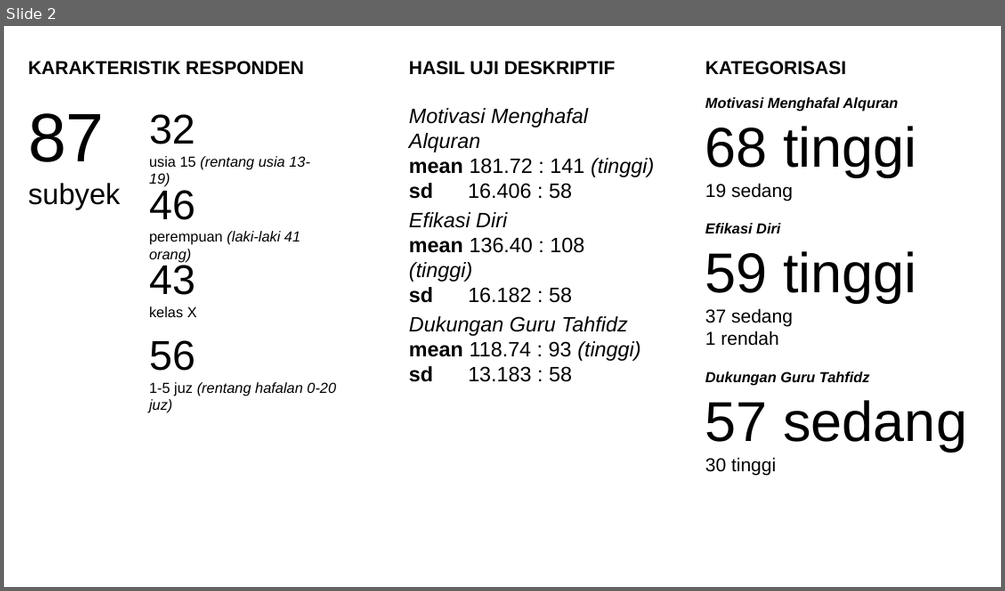
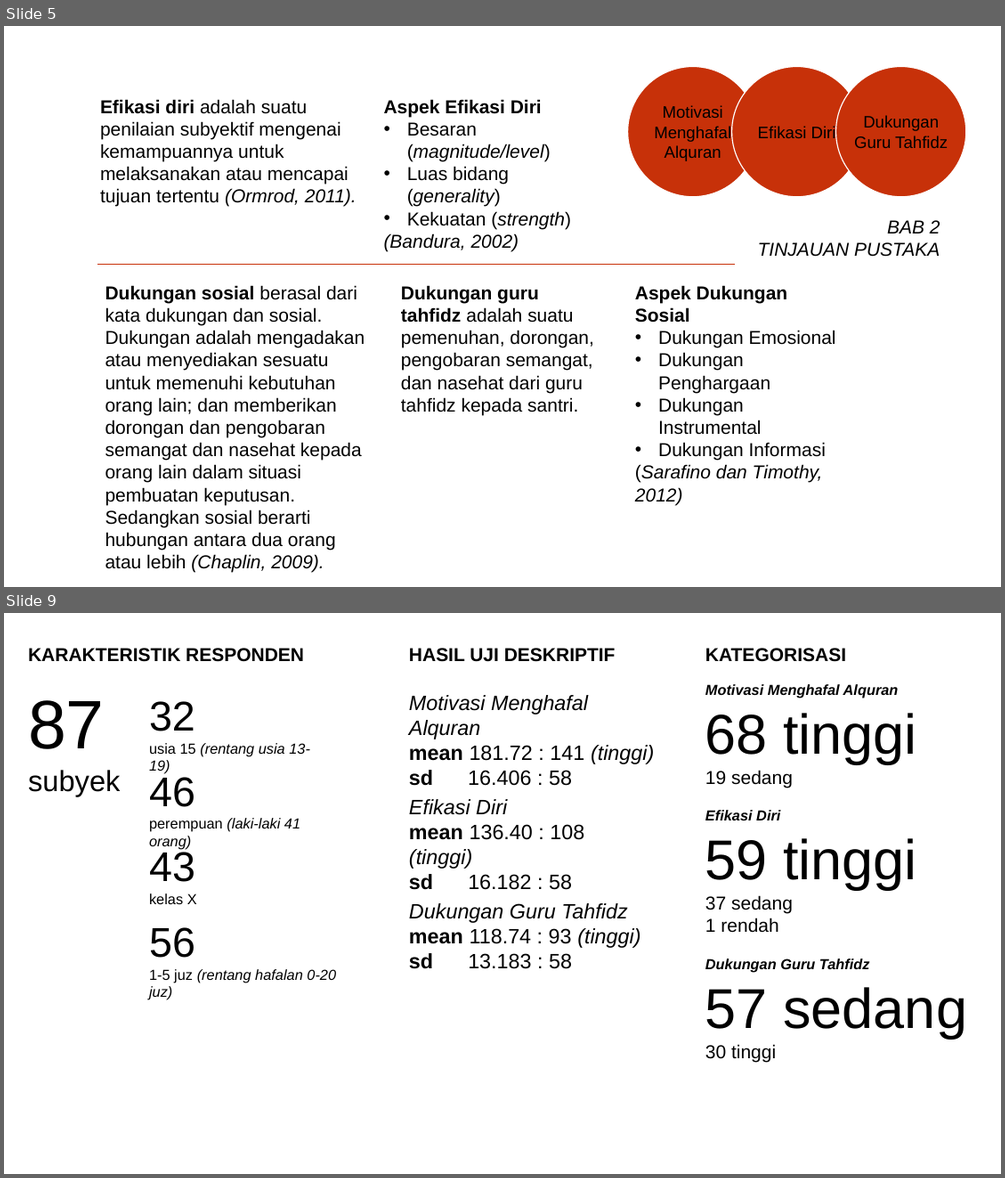
Before and after one commit to mzaini30/skripsi, a slide deck: pendadaran.pptx. Shown one above the other, each under a label of ours: slide 2 before the commit, slides 5 and 9 after it; the slides between them are not shown. The pictures are 1005x591 and 1005x1178 pixels, drawn with LibreOffice and Linux fonts; fonts in the diff are those of the drawing; background and template pictures are left out. Boxes give left, top, right and bottom in pixels: in the first picture for what was removed or moved away, otherwise in the second. Text is boxed around its words. In the diff, an @@ line names an element or a change of style, - is before the commit and + after.

```diff
--- a/pendadaran.pptx
+++ b/pendadaran.pptx
@@ slide 5 added at [4, 26, 1001, 587], background picture (left out) @@
@@ text added at [100, 99, 356, 207], 18 pt, text #000000 @@
+Efikasi diri adalah suatu penilaian subyektif mengenai kemampuannya untuk melaksanakan atau mencapai tujuan tertentu (Ormrod, 2011).
@@ text added at [384, 99, 571, 251], 18 pt, text #000000 @@
+Aspek Efikasi Diri
+• Besaran (magnitude/level)
+• Luas bidang (generality)
+• Kekuatan (strength)
+(Bandura, 2002)
@@ group added at [628, 66, 966, 197]: 3 ellipses, 3 texts @@
+Motivasi Menghafal Alquran
+Efikasi Diri
+Dukungan Guru Tahfidz
@@ text added at [758, 220, 940, 257], 18 pt, text #000000, italic @@
+BAB 2
+TINJAUAN PUSTAKA
@@ line added from (97, 265) to (736, 265), #C73109 0.75 pt @@
@@ text added at [105, 285, 364, 572], 18 pt, text #000000 @@
+Dukungan sosial berasal dari kata dukungan dan sosial. Dukungan adalah mengadakan atau menyediakan sesuatu untuk memenuhi kebutuhan orang lain; dan memberikan dorongan dan pengobaran semangat dan nasehat kepada orang lain dalam situasi pembuatan keputusan. Sedangkan sosial berarti hubungan antara dua orang atau lebih (Chaplin, 2009).
@@ text added at [401, 285, 594, 415], 18 pt, text #000000 @@
+Dukungan guru tahfidz adalah suatu pemenuhan, dorongan, pengobaran semangat, dan nasehat dari guru tahfidz kepada santri.
@@ text added at [635, 285, 836, 505], 18 pt, text #000000 @@
+Aspek Dukungan Sosial
+• Dukungan Emosional
+• Dukungan Penghargaan
+• Dukungan Instrumental
+• Dukungan Informasi
+(Sarafino dan Timothy, 2012)
@@ what was slide 2 is now slide 9 @@
```
Also in this commit, not shown: 2 slides changed, 8 other slides added, 1 slide removed, 2 other files.
